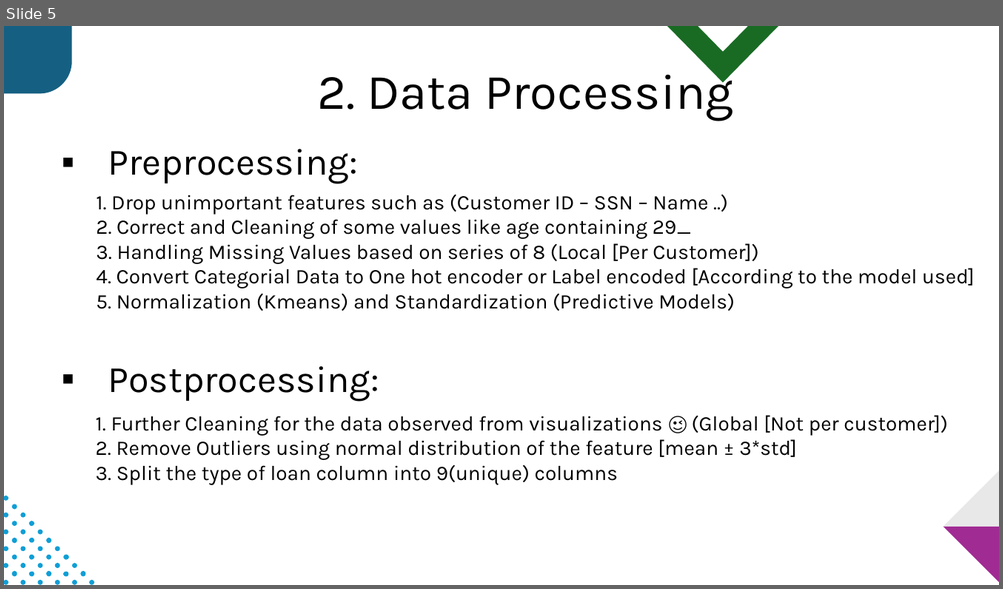
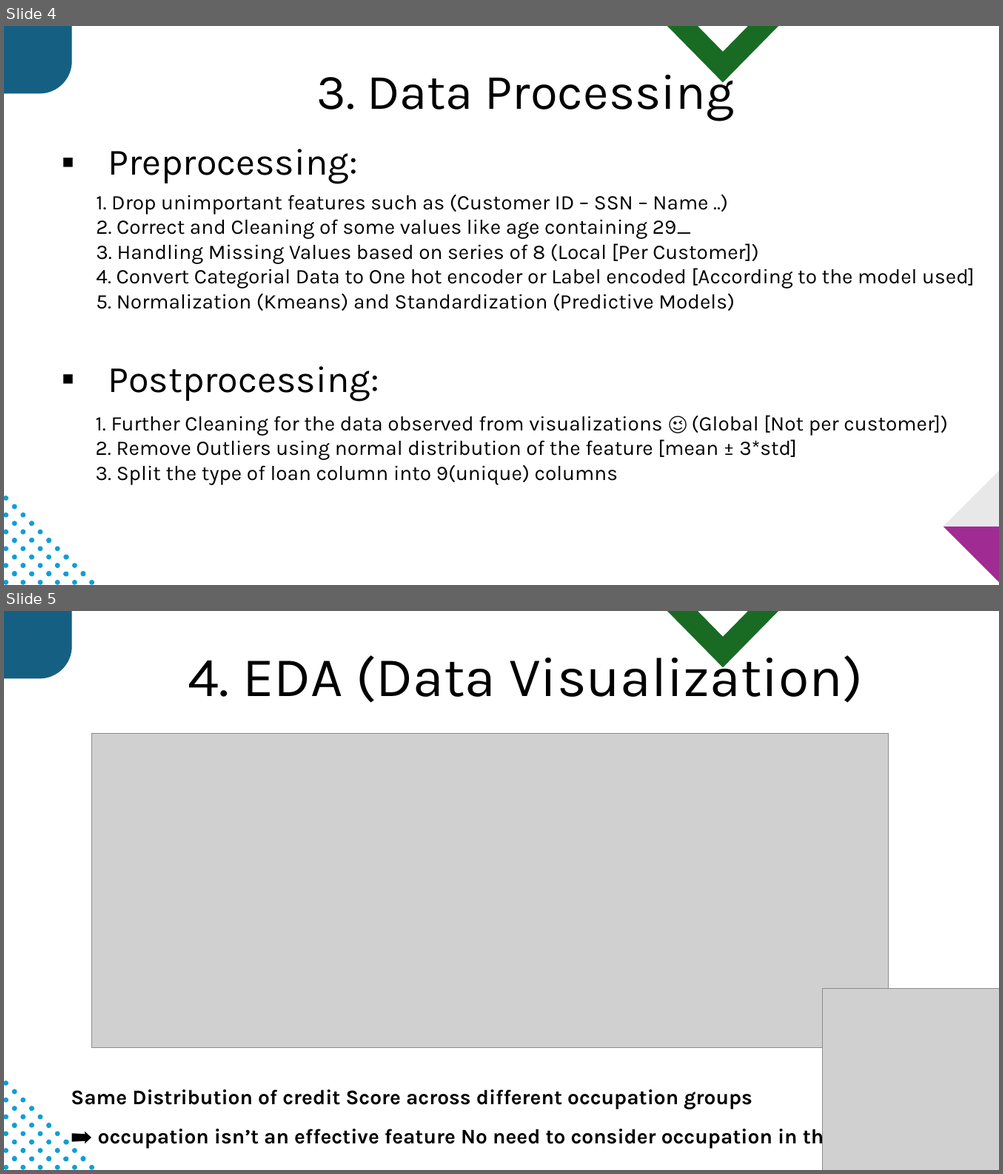
Before and after one commit to BasmaElhoseny01/Credit-Score-Classification-and-Analysis, a slide deck: Presentation.pptx. Shown one above the other, each under a label of ours: slide 5 before the commit, slides 4 and 5 after it. The pictures are 1003x589 and 1003x1174 pixels, drawn with LibreOffice and Linux fonts; fonts in the diff are those of the drawing; grey boxes stand for pictures. Boxes give left, top, right and bottom in pixels: in the first picture for what was removed or moved away, otherwise in the second. Text is boxed around its words. In the diff, an @@ line names an element or a change of style, - is before the commit and + after.

```diff
--- a/Presentation.pptx
+++ b/Presentation.pptx
@@ slide 5 added at <box>4,611,999,1170</box>, background #FFFFFF; not listed: 38 template elements that a slide beside it also shows @@
@@ text added at <box>188,645,862,703</box>, 54 pt, text #000000 @@
+4. EDA (Data Visualization)
@@ picture added at <box>92,733,888,1048</box> @@
@@ picture added at <box>822,989,999,1170</box> @@
@@ text added at <box>71,1090,834,1150</box>, 20 pt, text #000000, bold @@
+Same Distribution of credit Score across different occupation groups
+➡ occupation isn’t an effective feature No need to consider occupation in the model.
@@ what was slide 5 is now slide 4 @@
@@ slide 4 changed as well @@
@@ text at <box>317,64,734,121</box>: text changed @@
-2. Data Processing
+3. Data Processing
```
Also in this commit, not shown: 9 other slides changed, 7 other slides added, 10 slides removed, 6 other files.
